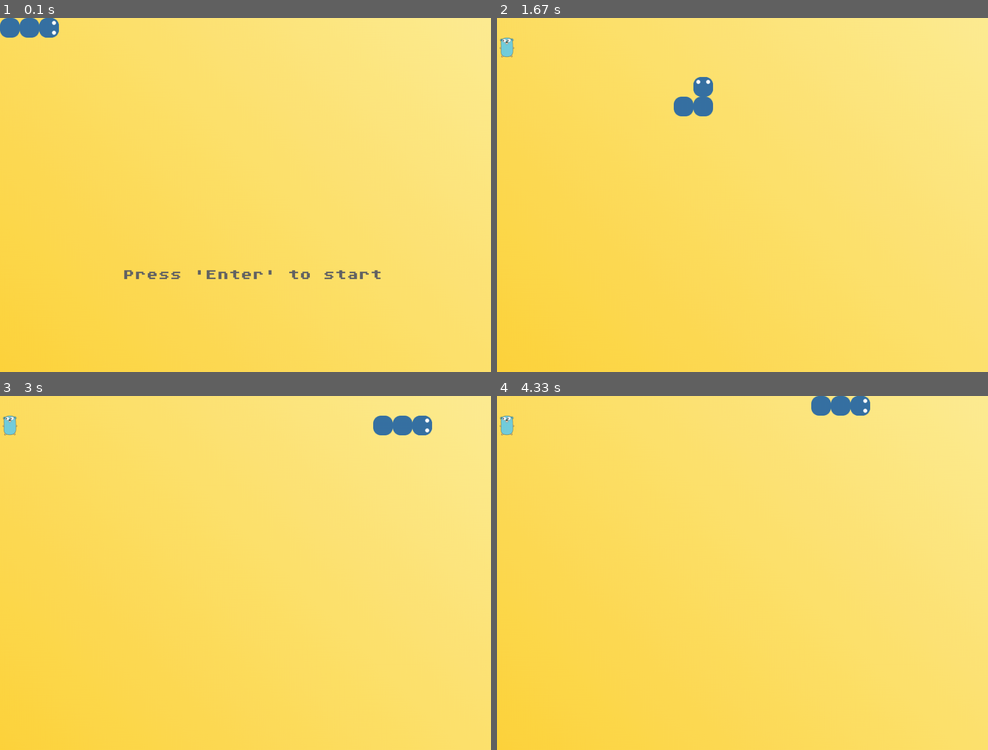
Above: before the commit, frames 1-4 (two rows, left to right).
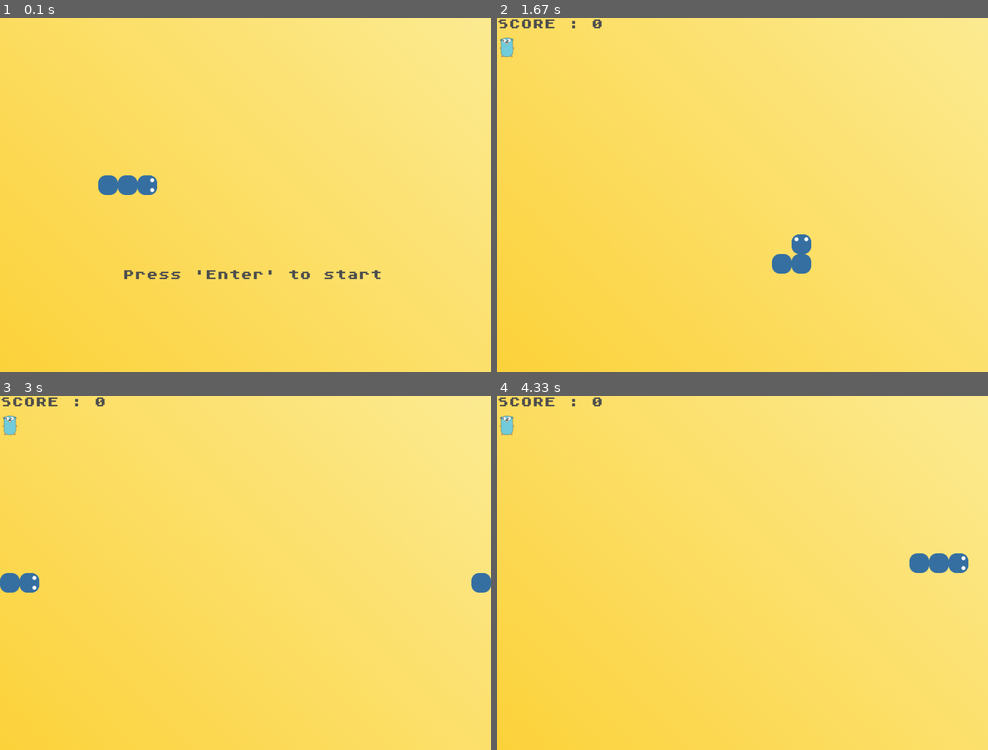
Above: after the commit, the same moments.

Repository: alexanderchainsaw/pygameHungryPythonOld
Game: pygame game, started from main.py
Same seed, same stepped clock (60 frames per second), same inputs: the game is played once before the commit and once after it.
Inputs:
- Up to frame 1 (0.1 s): no input
- Up to frame 2 (1.67 s): tap Enter at 0.33 s; tap S at 0.67 s; hold Right 1.07-1.53 s; hold Up from 1.57 s (still down)
- Up to frame 3 (3 s): release Up at 1.87 s; hold Right 1.9-2.37 s; hold Left 2.4-2.93 s; hold Down from 2.97 s (still down)
- Up to frame 4 (4.33 s): release Down at 3.27 s; hold Left 3.3-3.7 s; hold Up 3.73-4.1 s; hold Right from 4.13 s (still down)

The runs differ from the first frame. In frame 1, 1.2% of the frame differs, in the area x 0-32%, y 0-50%; in frame 2, 1.4%; in frame 3, 1.4%; in frame 4, 1.4%, in the area x 0-96%, y 0-50%.

Commit message:
fin public ver
ready to go public, returned score tracking and display, classic mode done

Diff:
--- a/main.py
+++ b/main.py
@@ -9,22 +9,23 @@
 
 WIDTH, HEIGHT = 1000, 720
 SQUARE_SIZE = 40
-SQUARES_X, SQUARES_Y = 24, 17
+SQUARES_X = (WIDTH//SQUARE_SIZE) - 1  # = 24
+SQUARES_Y = (HEIGHT//SQUARE_SIZE) - 1  # = 17
 FOOD_FOR_PYTHON = assets.FOOD_FOR_PYTHON
 game_time = pygame.time.Clock()
 speed = 10  # difficulty (higher = faster)
 
 
-def print_text(screen, font, x, y, text, font_color=(100, 100, 100)):
+def print_text(screen, font, x, y, text, font_color=(80, 80, 80)):
     imgtext = font.render(text, True, font_color)
     screen.blit(imgtext, (x, y))
 
 
 def init_snake():
     snake = deque()
-    snake.append((2, 0))
-    snake.append((1, 0))
-    snake.append((0, 0))
+    snake.append((7, 8))
+    snake.append((6, 8))
+    snake.append((5, 8))
     return snake
 
 
@@ -48,6 +49,7 @@
     rand_food = random.choice(FOOD_FOR_PYTHON)
     pos = (1, 0)
     running, start = False, False
+    score = 0
     flag = True  # preventing a bug ( simultaneous key presses causing game over )
     while True:
         screen.blit(assets.BACKGROUND, (0, 0))
@@ -87,6 +89,7 @@
             flag = True
             next_s = (snake[0][0] + pos[0], snake[0][1] + pos[1])
             if next_s == food:
+                score += 10
                 snake.appendleft(next_s)
                 food = create_food(snake)
                 rand_food = random.choice(FOOD_FOR_PYTHON)
@@ -100,6 +103,7 @@
                     else:
                         snake.appendleft(foo), snake.pop()
                     if foo == food:
+                        score += 10
                         snake.appendleft(foo)
                         food = create_food(snake)
                         rand_food = random.choice(FOOD_FOR_PYTHON)
@@ -109,6 +113,7 @@
                     else:
                         snake.appendleft(foo), snake.pop()
                     if foo == food:
+                        score += 10
                         snake.appendleft(foo)
                         food = create_food(snake)
                         rand_food = random.choice(FOOD_FOR_PYTHON)
@@ -118,6 +123,7 @@
                     else:
                         snake.appendleft(foo), snake.pop()
                     if foo == food:
+                        score += 10
                         snake.appendleft(foo)
                         food = create_food(snake)
                         rand_food = random.choice(FOOD_FOR_PYTHON)
@@ -127,6 +133,7 @@
                     else:
                         snake.appendleft(foo), snake.pop()
                     if foo == food:
+                        score += 10
                         snake.appendleft(foo)
                         food = create_food(snake)
                         rand_food = random.choice(FOOD_FOR_PYTHON)
@@ -140,13 +147,18 @@
                         SQUARE_SIZE * 2, SQUARE_SIZE * 2))
         screen.blit(head_position, (snake[0][0] * SQUARE_SIZE, snake[0][1] * SQUARE_SIZE,
                     SQUARE_SIZE * 2, SQUARE_SIZE * 2))
+        if running:
+            print_text(screen, main_font, 0, 0, f'SCORE : {score}')
         if not running:
             if start:
                 print_text(screen, main_font, WIDTH // 2 - 100,
                            HEIGHT // 2, 'GAME OVER')
+                print_text(screen, main_font, WIDTH // 2 - 150,
+                           HEIGHT // 2 + 75, f'SCORE : {score}')
         if not running:
             print_text(screen, main_font, WIDTH // 2 - 250,
                        HEIGHT // 2 + 150, "Press 'Enter' to start")
+
         pygame.display.update()
         game_time.tick(speed)
 
